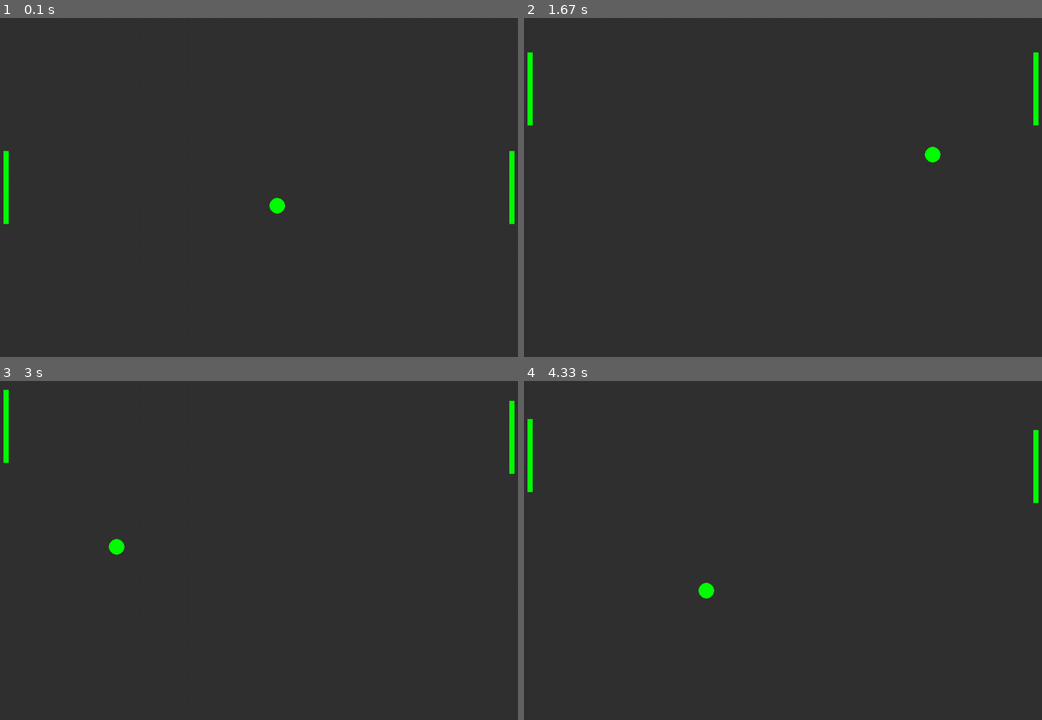
Above: before the commit, frames 1-4 (two rows, left to right).
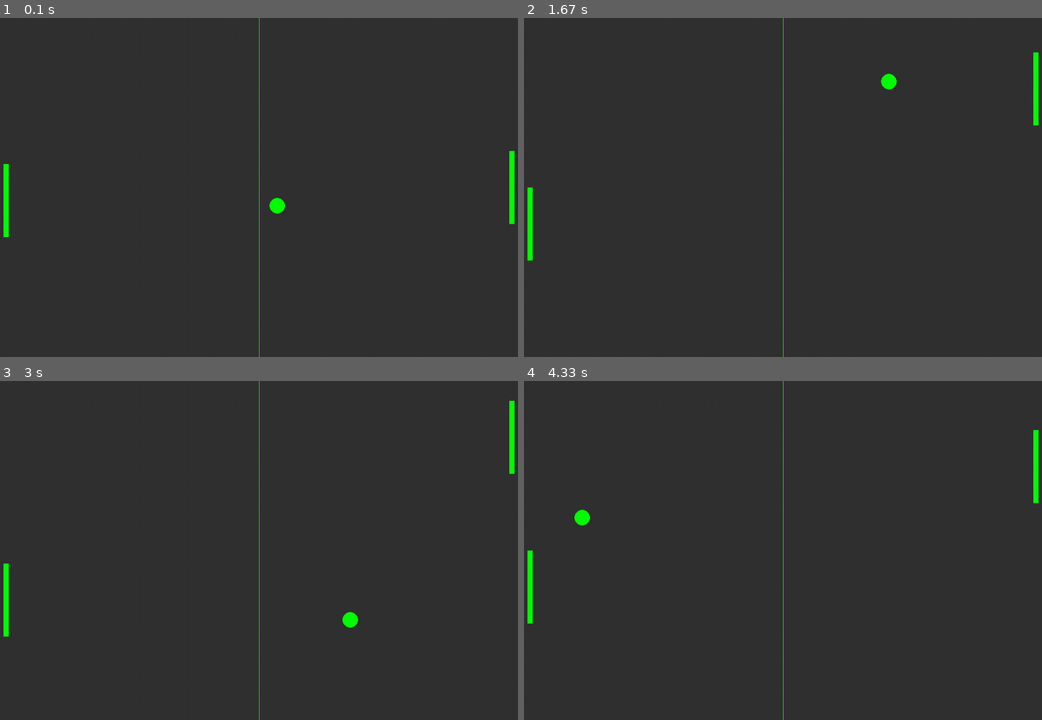
Above: after the commit, the same moments.

Repository: BeeverFeever/PyGame
Game: pygame game, started from Pong/pong.py
The game is run twice, just before and just after one commit, with the same random seed, the same clock (stepped at 60 frames per second) and the same inputs.
Inputs:
- Up to frame 1 (0.1 s): no input
- Up to frame 2 (1.67 s): hold Up 0.33-0.8 s; hold Down 0.83-1.13 s; hold Up 1.17-1.53 s; hold Down from 1.57 s (still down)
- Up to frame 3 (3 s): release Down at 1.93 s; hold Up 1.97-2.27 s; hold Down 2.3-2.6 s; hold Up from 2.63 s (still down)
- Up to frame 4 (4.33 s): release Up at 3 s; hold Down 3.03-3.4 s; hold Up 3.43-3.73 s; hold Down 3.77-4.07 s; hold Up from 4.1 s (still down)

The runs differ from the first frame. In frame 1, 0.2% of the frame differs, in the area x 0-51%, y 0-100%; in frame 2, 0.8%, in the area x 0-81%, y 0-100%; in frame 3, 0.8%; in frame 4, 0.8%.

Commit message:
More to the game

Diff:
--- a/Pong/pong.py
+++ b/Pong/pong.py
@@ -2,6 +2,7 @@
 import sys
 import math
 from pygame.locals import *
+import random
 
 # inititalisation
 py.init()
@@ -19,7 +20,8 @@
 ball_speed_x = 7
 ball_speed_y = 7
 
-paddle_speed = 0
+left_paddle_speed = 0
+right_paddle_speed = 5
 
 # set up window
 wn_width = 1000
@@ -37,24 +39,24 @@
     global ball_speed_x, ball_speed_y
 
     if ball.left <= 0 or ball.right >= wn_width:
-        ball_speed_x *= -1
+        BallRestart()
     if ball.top <= 0 or ball.bottom >= wn_height:
         ball_speed_y *= -1
     if ball.colliderect(left_paddle) or ball.colliderect(right_paddle):
         ball_speed_x *= -1
 
 def LeftPaddleMovement():
-    left_paddle.y += paddle_speed
+    left_paddle.y += left_paddle_speed
     if left_paddle.top <= 0:
         left_paddle.top = 0
     if left_paddle.bottom >= wn_height:
         left_paddle.bottom = wn_height
 
 def RigthPaddleMovement():
-    if right_paddle.top <= ball.top:
-        right_paddle.y += paddle_speed
-    if right_paddle.bottom >= ball.bottom:
-        right_paddle.y -= paddle_speed
+    if right_paddle.top < ball.y:
+        right_paddle.top += right_paddle_speed
+    if right_paddle.top > ball.y:
+        right_paddle.top -= right_paddle_speed
 
     if right_paddle.top <= 0:
         right_paddle.top = 0
@@ -66,6 +68,10 @@
     py.draw.rect(screen, GREEN, left_paddle)
     py.draw.rect(screen, GREEN, right_paddle)
     py.draw.ellipse(screen, GREEN, ball)
+    py.draw.aaline(screen, GREEN, (wn_width / 2, 0), (wn_width / 2, wn_height))
+
+def BallRestart():
+    ball.center = (wn_width / 2, wn_height / 2)
 
 # game loop
 while True:
@@ -75,19 +81,19 @@
             sys.exit()
         if event.type == py.KEYDOWN:
             if event.key == py.K_DOWN:
-                paddle_speed += 7
+                left_paddle_speed += 7
             if event.key == py.K_UP:
-                paddle_speed -= 7
+                left_paddle_speed -= 7
         if event.type == py.KEYUP:
             if event.key == py.K_DOWN:
-                paddle_speed -= 7
+                left_paddle_speed -= 7
             if event.key == py.K_UP:
-                paddle_speed += 7
+                left_paddle_speed += 7
 
     screen.fill(GREY)
 
+    DrawShapes()
     BallMovement()
-    DrawShapes()
     LeftPaddleMovement()
     RigthPaddleMovement()
 
